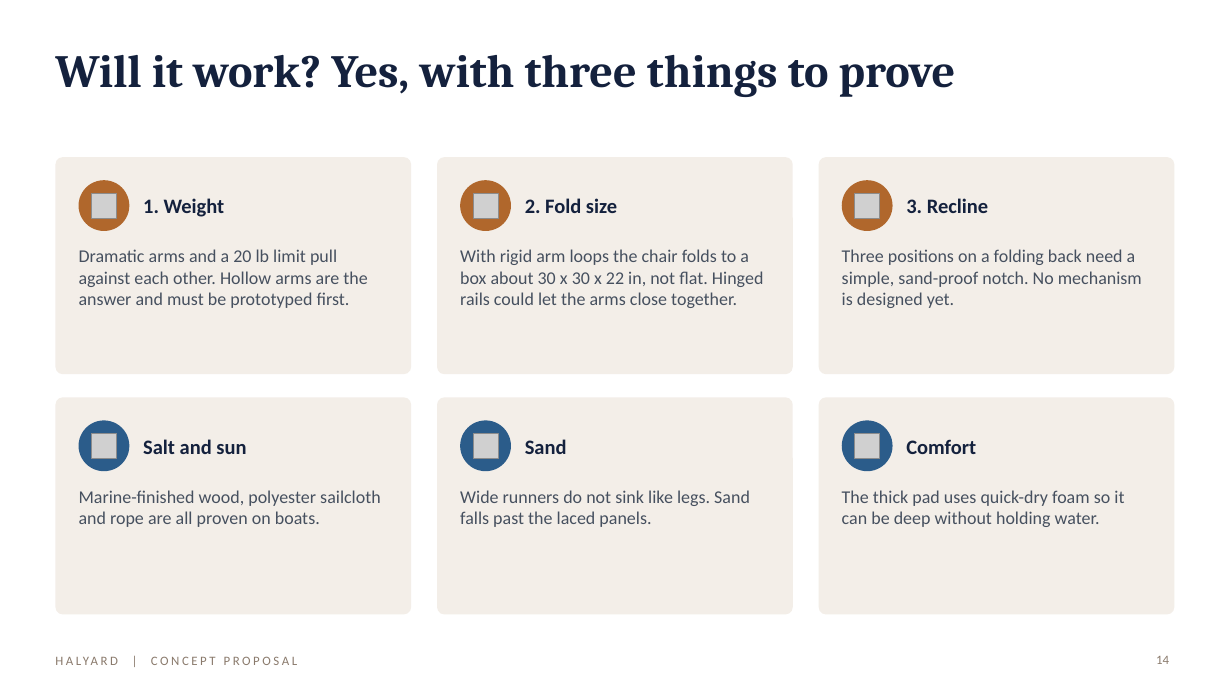
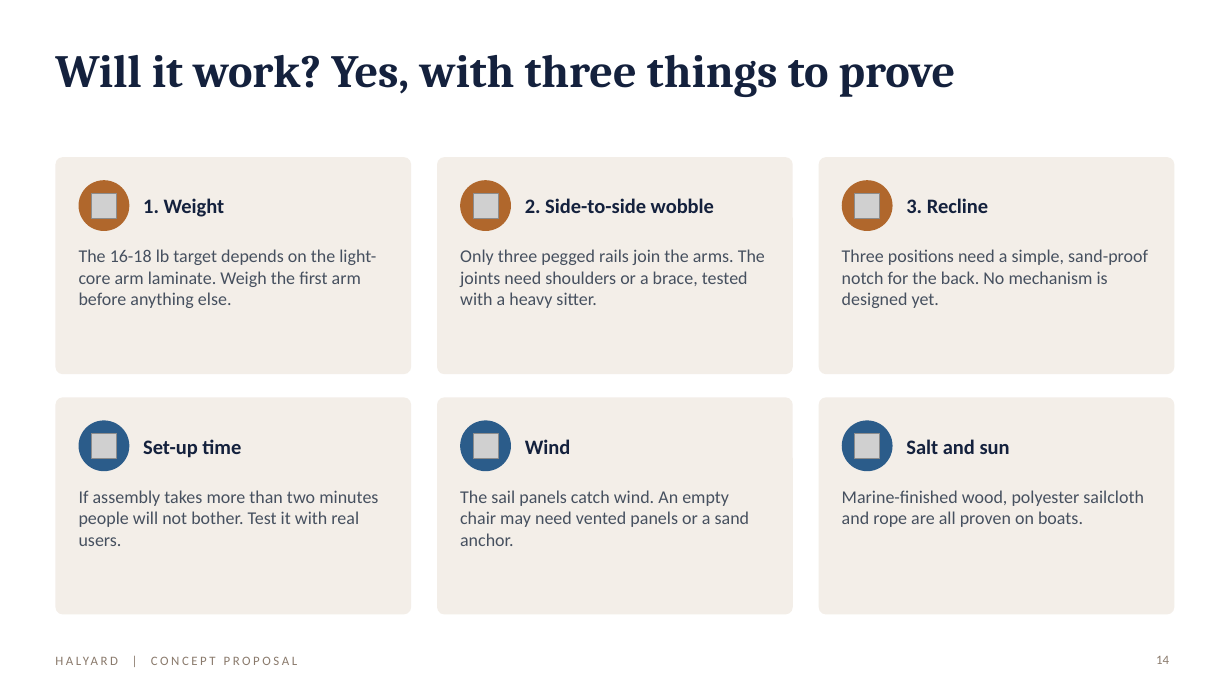
Before and after one commit to peterkaplan/hiking-games, a slide deck: slide 14 of beach-chair-render/Halyard-Beach-Club-Chair-Proposal.pptx. Drawn at 1232x693 pixels with LibreOffice and Linux fonts; fonts in the diff are those of the drawing; grey boxes stand for pictures. Boxes give left, top, right and bottom in pixels: in the first picture for what was removed or moved away, otherwise in the second. Text is boxed around its words. In the diff, an @@ line names an element or a change of style, - is before the commit and + after.

```diff
--- a/beach-chair-render/Halyard-Beach-Club-Chair-Proposal.pptx
+++ b/beach-chair-render/Halyard-Beach-Club-Chair-Proposal.pptx
@@ text at [525, 198, 714, 213]: text changed @@
-2. Fold size
+2. Side-to-side wobble
@@ text at [79, 249, 376, 308]: text changed @@
-Dramatic arms and a 20 lb limit pull against each other. Hollow arms are the answer and must be prototyped first.
+The 16-18 lb target depends on the light-core arm laminate. Weigh the first arm before anything else.
@@ text at [460, 249, 765, 308]: text changed @@
-With rigid arm loops the chair folds to a box about 30 x 30 x 22 in, not flat. Hinged rails could let the arms close together.
+Only three pegged rails join the arms. The joints need shoulders or a brace, tested with a heavy sitter.
@@ text at [842, 249, 1148, 308]: text changed @@
-Three positions on a folding back need a simple, sand-proof notch. No mechanism is designed yet.
+Three positions need a simple, sand-proof notch for the back. No mechanism is designed yet.
@@ text at [143, 439, 241, 458]: text changed @@
-Salt and sun
+Set-up time
@@ text at [525, 439, 571, 454]: text changed @@
-Sand
+Wind
@@ text at [906, 439, 1010, 454]: text changed @@
-Comfort
+Salt and sun
@@ text at [79, 490, 378, 546]: text changed @@
-Marine-finished wood, polyester sailcloth and rope are all proven on boats.
+If assembly takes more than two minutes people will not bother. Test it with real users.
@@ text at [460, 490, 750, 546]: text changed @@
-Wide runners do not sink like legs. Sand falls past the laced panels.
+The sail panels catch wind. An empty chair may need vented panels or a sand anchor.
@@ text at [842, 490, 1144, 527]: text changed @@
-The thick pad uses quick-dry foam so it can be deep without holding water.
+Marine-finished wood, polyester sailcloth and rope are all proven on boats.
```
Also in this commit, not shown: 13 other slides changed, 12 other files.
